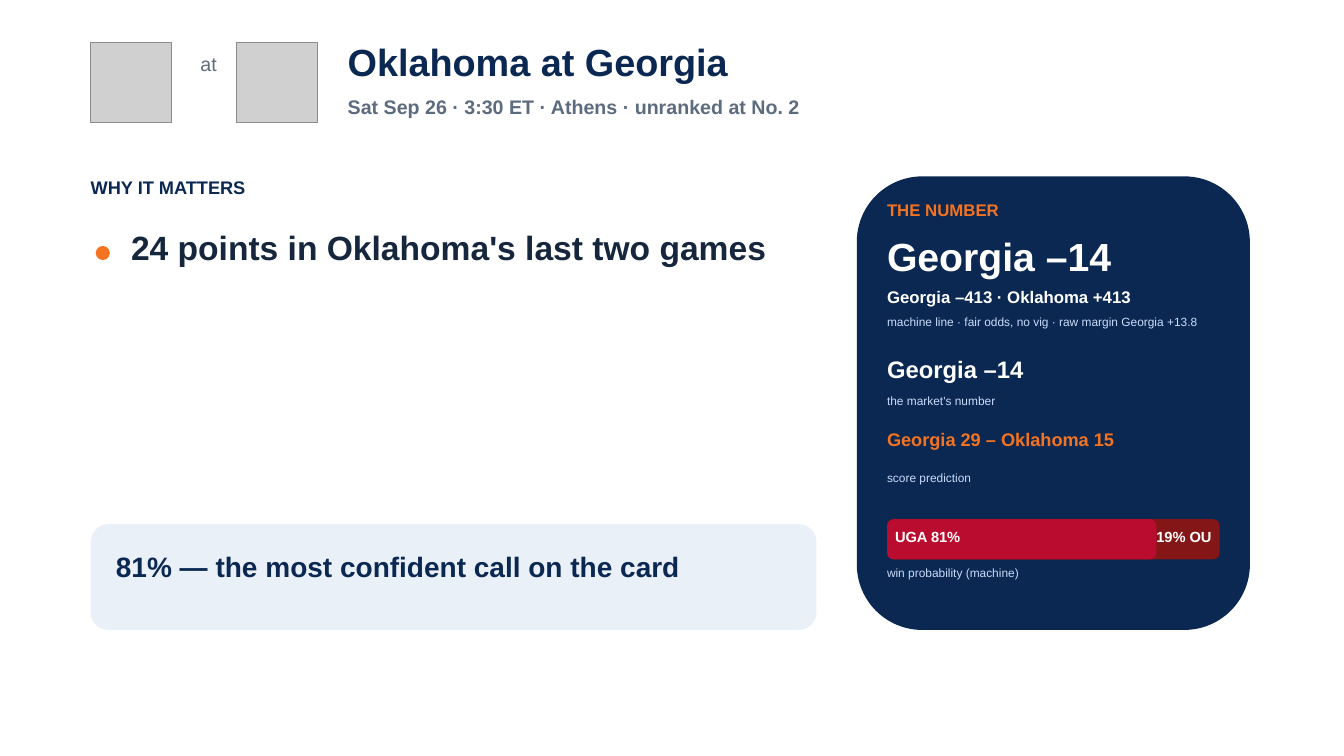
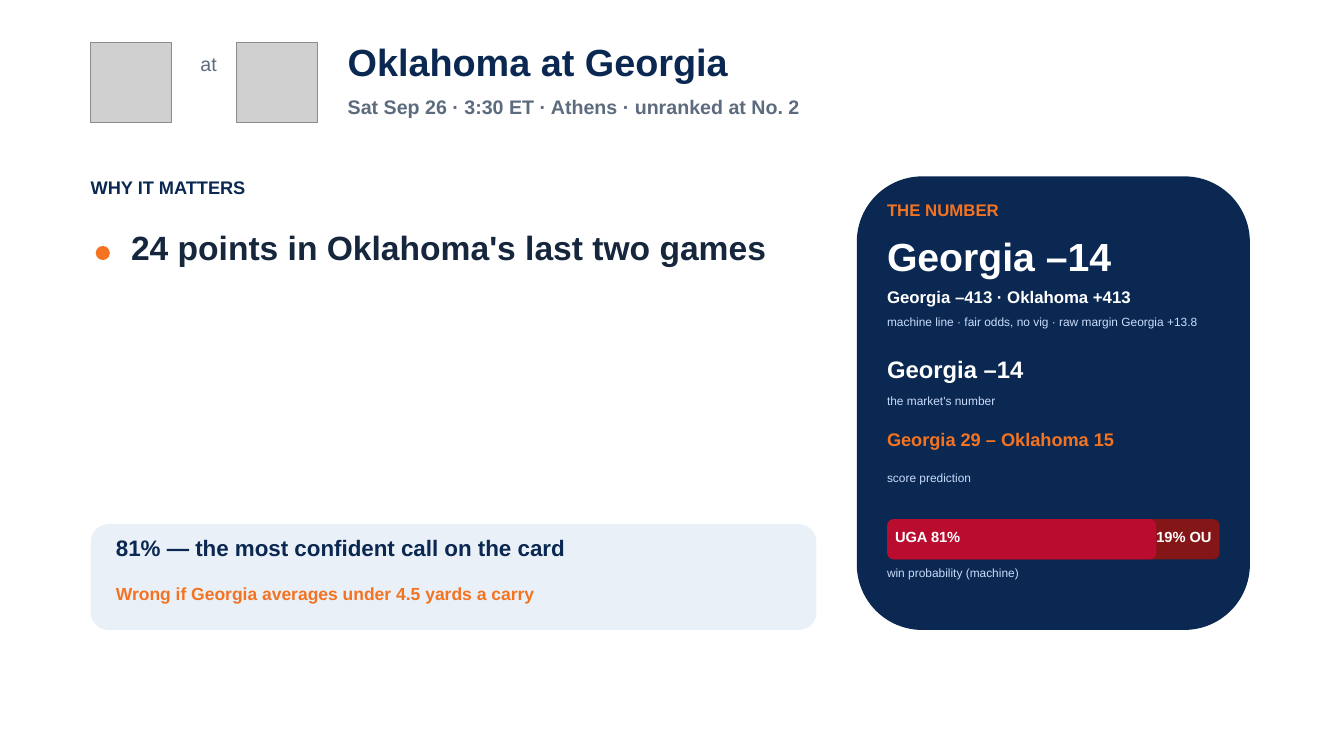
Before and after one commit to lucasalvarezflorida-lab/ncaa-fbs-analytics, a slide deck: slide 12 of decks/2026_Week4_Episode5.pptx. Drawn at 1344x756 pixels with LibreOffice and Linux fonts; fonts in the diff are those of the drawing; grey boxes stand for pictures. Boxes give left, top, right and bottom in pixels: in the first picture for what was removed or moved away, otherwise in the second. Text is boxed around its words. In the diff, an @@ line names an element or a change of style, - is before the commit and + after.

```diff
--- a/decks/2026_Week4_Episode5.pptx
+++ b/decks/2026_Week4_Episode5.pptx
@@ text "81% — the most confident ...": place and size @@
-text "81% — the most confident ..." at <box>116,556,679,578</box>
+text "81% — the most confident ..." at <box>116,539,565,557</box>
@@ text "81% — the most confident ..." at <box>116,539,565,557</box>: size 20 to 16 pt @@
@@ text added at <box>116,587,534,604</box>, 12.5 pt, text #F47321, bold @@
+Wrong if Georgia averages under 4.5 yards a carry
```
Also in this commit, not shown: 4 other slides changed, 10 other files.
